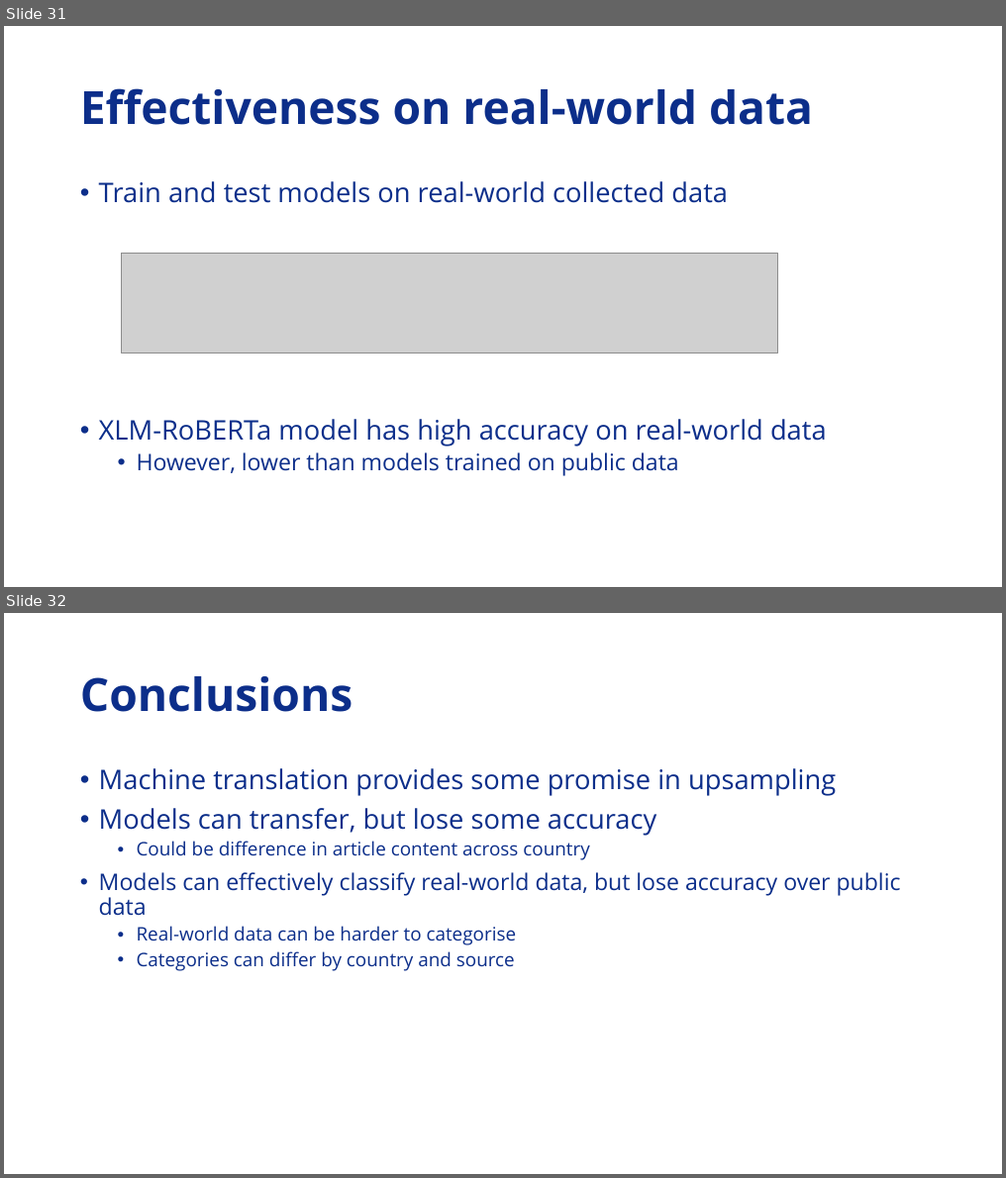
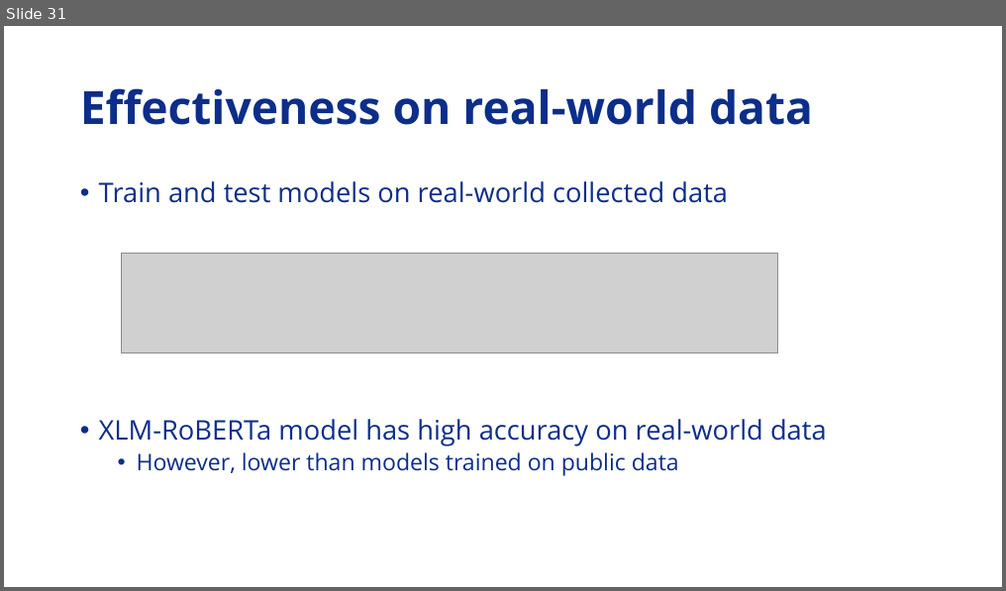
Before and after one commit to Adamanatite/nlp-global-news-monitor, a slide deck: research/Video Presentation D1.pptx. Shown one above the other, each under a label of ours: slides 31 and 32 before the commit, slide 31 after it. The pictures are 1006x1178 and 1006x591 pixels, drawn with LibreOffice and Linux fonts; fonts in the diff are those of the drawing; grey boxes stand for pictures. Boxes give left, top, right and bottom in pixels: in the first picture for what was removed or moved away, otherwise in the second. Text is boxed around its words. In the diff, an @@ line names an element or a change of style, - is before the commit and + after.

```diff
--- a/research/Video Presentation D1.pptx
+++ b/research/Video Presentation D1.pptx
@@ slide 32 removed at <box>4,613,1002,1174</box>, background #FFFFFF @@
@@ title removed at <box>80,676,352,712</box> @@
-Conclusions
@@ text removed at <box>99,768,901,971</box> @@
-• Machine translation provides some promise in upsampling
-• Models can transfer, but lose some accuracy
-  • Could be difference in article content across country
-• Models can effectively classify real-world data, but lose accuracy over public data
-  • Real-world data can be harder to categorise
-  • Categories can differ by country and source
```
Also in this commit, not shown: 4 slides changed, 7 other files.
